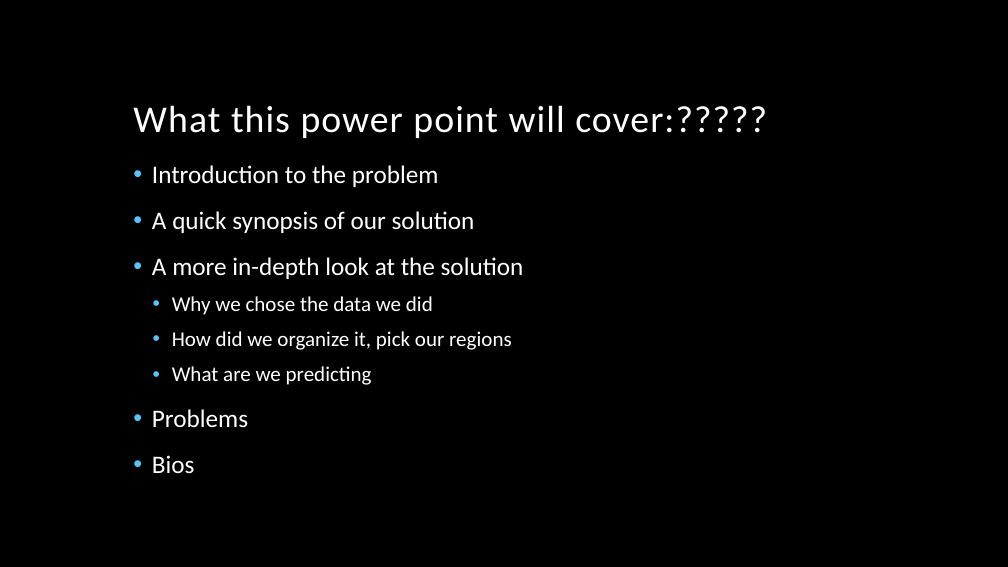
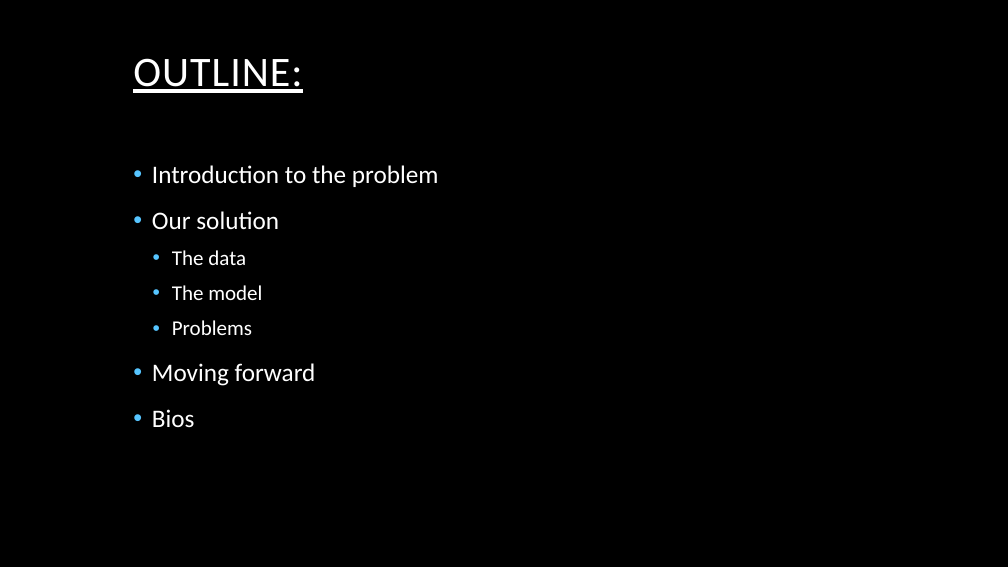
Before and after one commit to searanch/Covid-19-Hackathon, a slide deck: slide 2 of CovidHackathonPowerPoint.pptx. Drawn at 1008x567 pixels with LibreOffice and Linux fonts; fonts in the diff are those of the drawing; background and template pictures are left out. Boxes give left, top, right and bottom in pixels: in the first picture for what was removed or moved away, otherwise in the second. Text is boxed around its words. In the diff, an @@ line names an element or a change of style, - is before the commit and + after.

```diff
--- a/CovidHackathonPowerPoint.pptx
+++ b/CovidHackathonPowerPoint.pptx
@@ title at [133,58,302,93]: text changed; size 36 to 40 pt @@
-What this power point will cover:?????
+OUTLINE:
@@ text at [152,211,279,300]: text changed @@
-• A quick synopsis of our solution
-• A more in-depth look at the solution
-  • Why we chose the data we did
-  • How did we organize it, pick our regions
-  • What are we predicting
+• Our solution
+  • The data
+  • The model
@@ text at [172,320,252,335]: size 24 to 20 pt in "Problems"; list level 1 to 2 in "Problems" @@
@@ text at [152,363,316,386]: paragraph added @@
+• Moving forward
```
Also in this commit, not shown: 3 other slides changed, 3 slides added, 9 slides removed, 1 other file.
